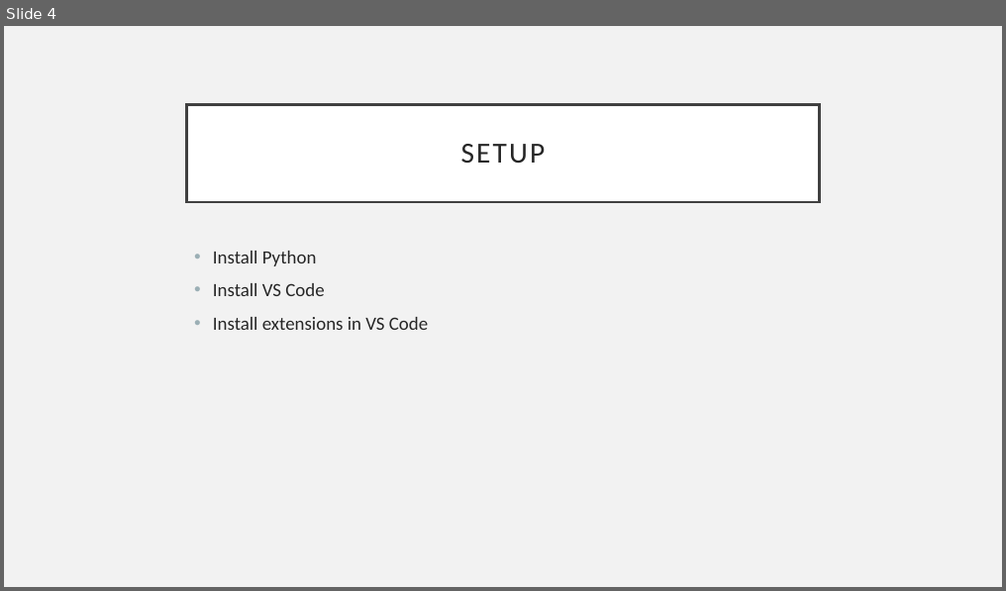
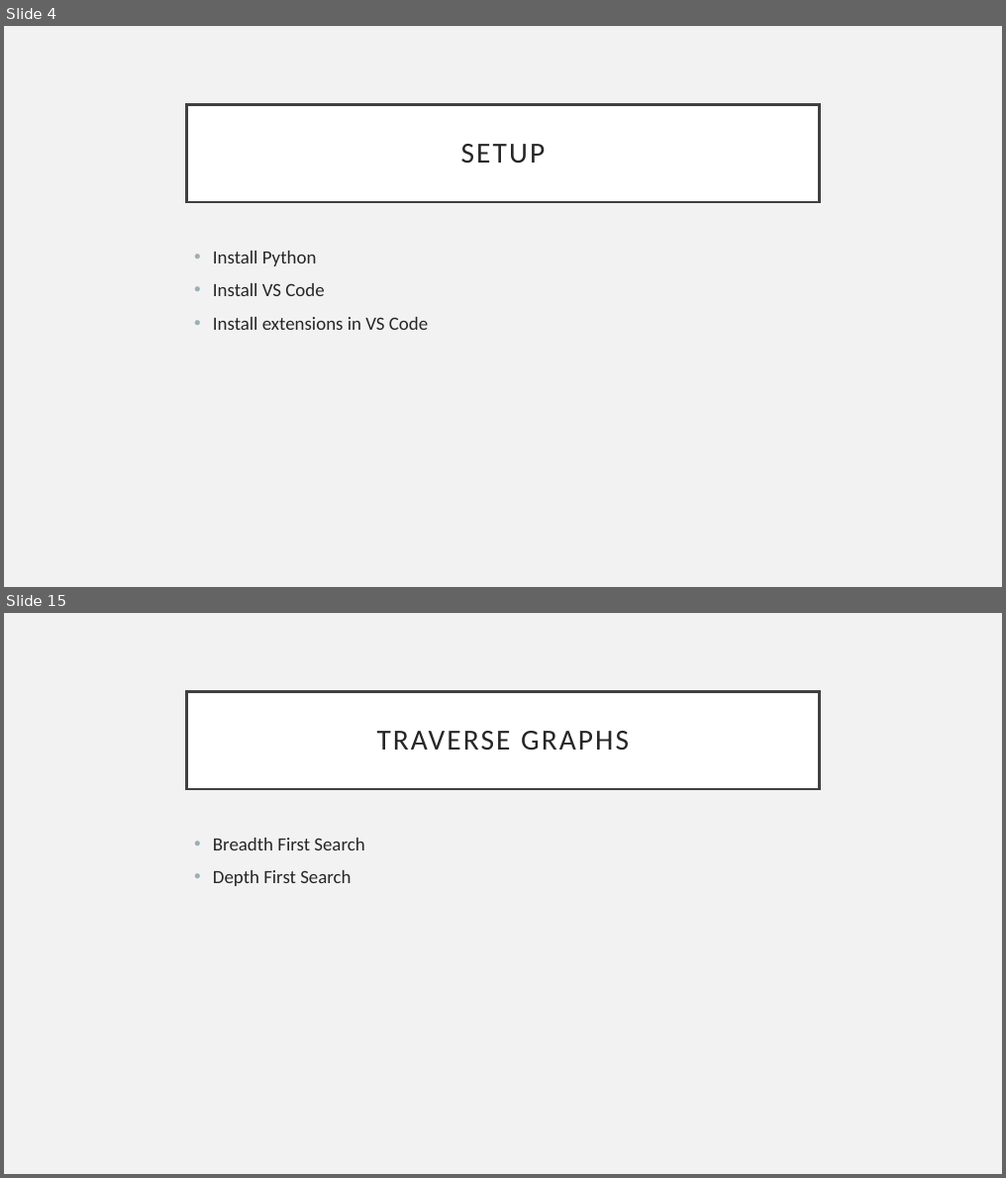
Before and after one commit to RavinaGaikawad/PythonProgrammingCourse, a slide deck: PythonCourse.pptx. Shown one above the other, each under a label of ours: slide 4 before the commit, slides 4 and 15 after it; the slides between them are not shown. The pictures are 1006x591 and 1006x1178 pixels, drawn with LibreOffice and Linux fonts; fonts in the diff are those of the drawing. Boxes give left, top, right and bottom in pixels: in the first picture for what was removed or moved away, otherwise in the second. Text is boxed around its words. In the diff, an @@ line names an element or a change of style, - is before the commit and + after.

```diff
--- a/PythonCourse.pptx
+++ b/PythonCourse.pptx
@@ slide 15 added at box(4, 613, 1002, 1174), background #F2F2F2 @@
@@ title added at box(187, 691, 819, 789), fill #FFFFFF, outline #404040 2.5 pt, 28 pt, text #262626 @@
+TRAVERSE GRAPHS
@@ text added at box(213, 838, 364, 886), 18 pt, text #262626 @@
+• Breadth First Search
+• Depth First Search
```
Also in this commit, not shown: 10 other slides added.
